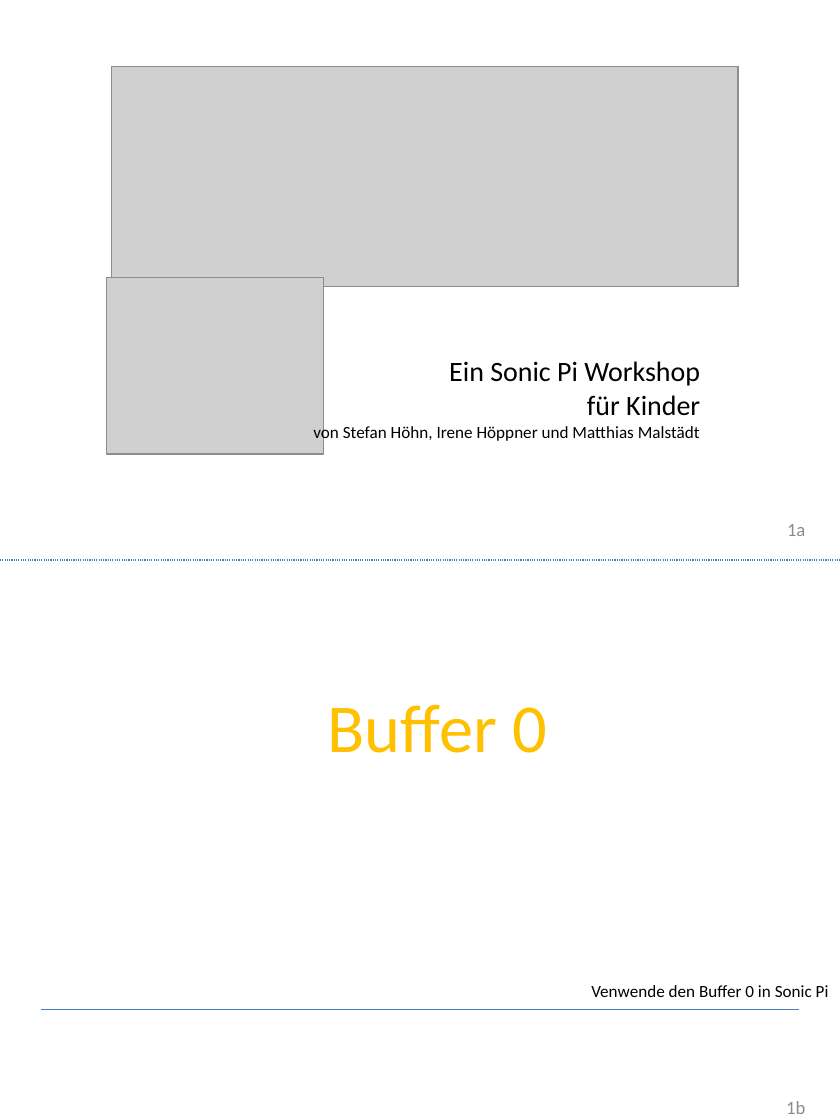
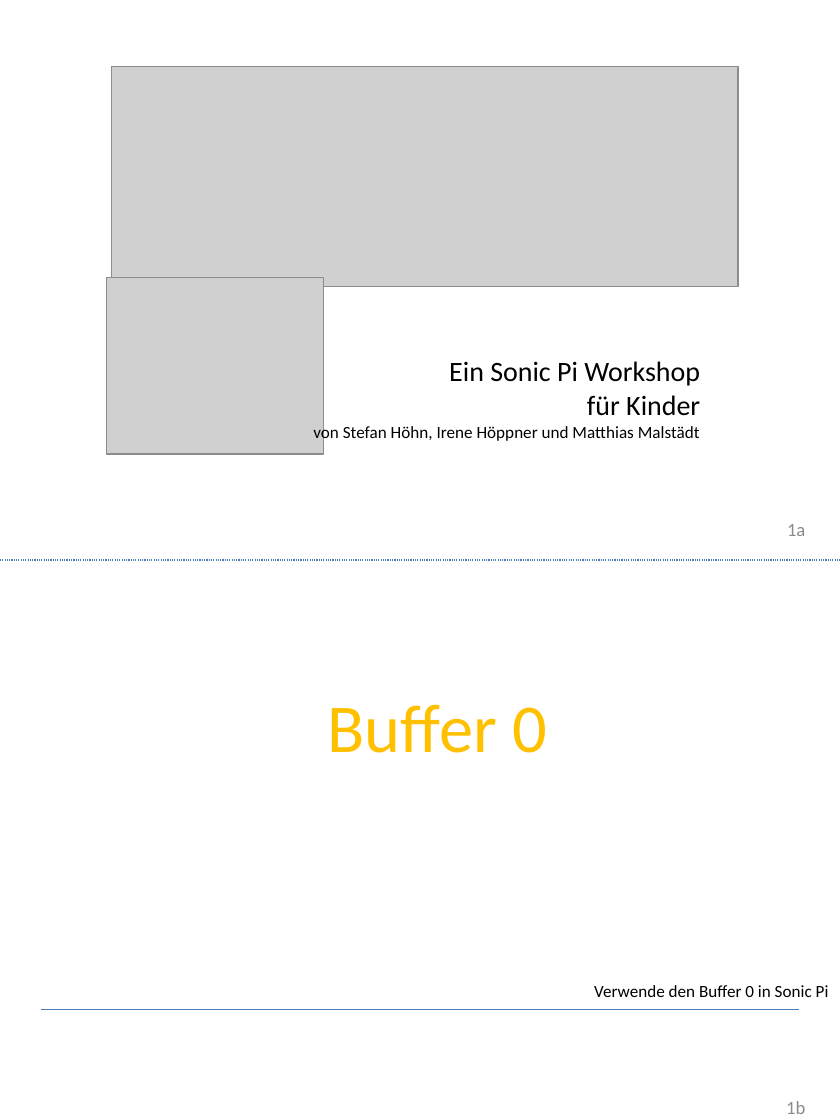
Before and after one commit to Devoxx4KidsDE/SonicPI, a slide deck: slide 1 of presentation/de/Sonic PI Workshop_de.pptx. Drawn at 840x1120 pixels with LibreOffice and Linux fonts; fonts in the diff are those of the drawing; grey boxes stand for pictures; background and template pictures are left out. Boxes give left, top, right and bottom in pixels: in the first picture for what was removed or moved away, otherwise in the second. Text is boxed around its words. In the diff, an @@ line names an element or a change of style, - is before the commit and + after.

```diff
--- a/presentation/de/Sonic PI Workshop_de.pptx
+++ b/presentation/de/Sonic PI Workshop_de.pptx
@@ text at (594, 985, 829, 997): text changed @@
-Venwende den Buffer 0 in Sonic Pi
+Verwende den Buffer 0 in Sonic Pi
```
Also in this commit, not shown: 1 other slide changed, 1 other file.
